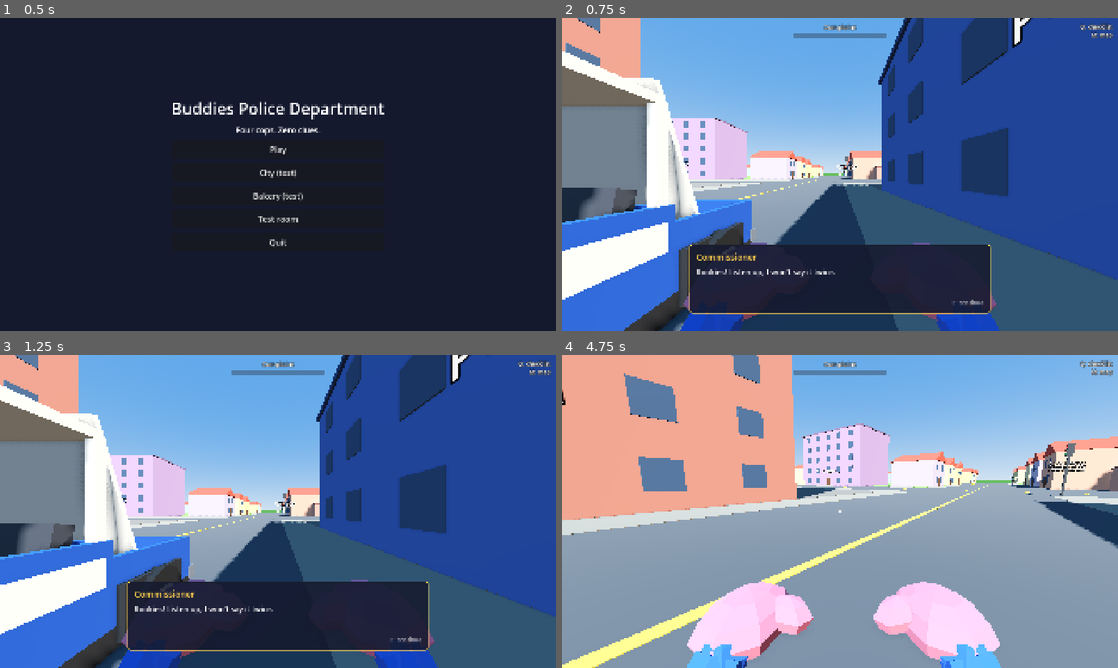
Above: before the commit, frames 1-4 (two rows, left to right).
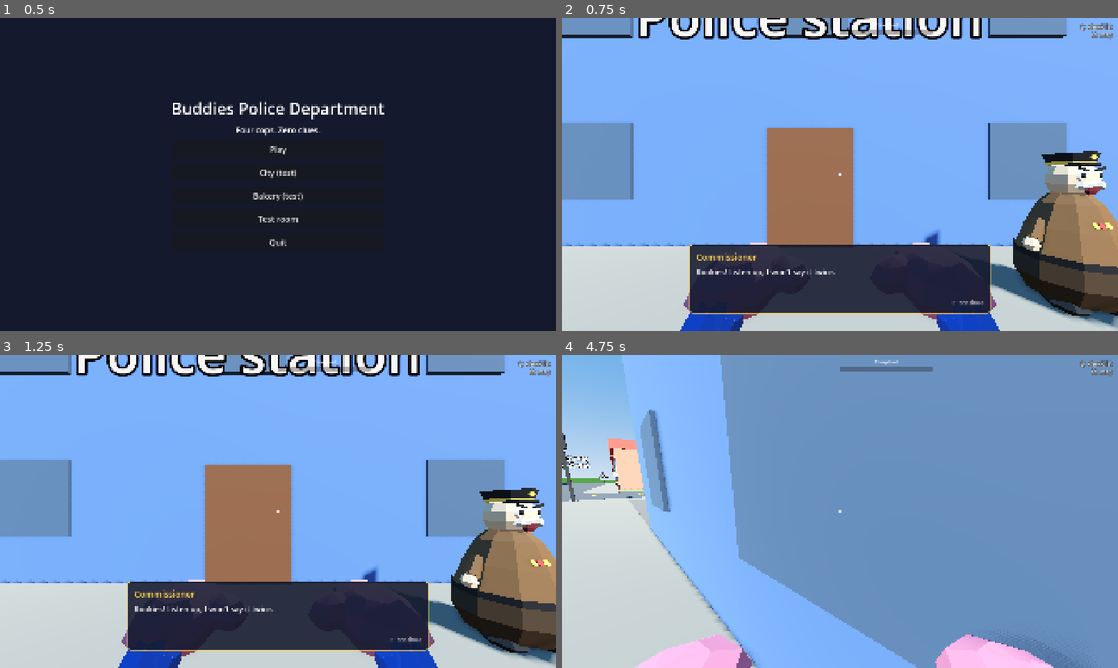
Above: after the commit, the same moments.

Repository: cristiangelini/BPD
Game: Godot game, scene res://scenes/ui/main_menu.tscn
The game is run twice, just before and just after one commit, with the same random seed, the same clock (stepped at 60 frames per second) and the same inputs.
Inputs (mouse positions are in pixels of both pictures, inside the frame that each line leads up to):
- Up to frame 1 (0.5 s): no input
- Up to frame 2 (0.75 s): click "Play" at 0.5 s
- Up to frame 3 (1.25 s): no input
- Up to frame 4 (4.75 s): tap Enter at 1.25 s; move the mouse to (962, 495) at 1.27 s; hold D (move_right) 1.28-2.03 s; hold E (use) 1.28-2.03 s; click (962, 495) at 1.42 s; tap Space (jump) at 1.52, 1.82, 2.27, 2.57, 3.77, 4.07, 4.52 s; move the mouse to (812, 511) at 2.02 s; hold W (move_forward) from 2.03 s (still down); tap R (ask) at 2.1 s; tap E (use) every 0.75 s from 2.3 to 4.55 s; move the mouse to (851, 505) at 2.77 s; hold Q (checklist) 2.78-3.53 s; move the mouse to (834, 517) at 3.52 s; tap Ctrl (crouch) at 3.6 s; click (834, 517) at 3.67 s; move the mouse to (878, 514) at 4.27 s; hold G (drop) from 4.28 s (still down)

Frame 1 is identical in both runs. In frame 2, 75% of the frame differs, in the area x 0-100%, y 0-100%; in frame 3, 75%; in frame 4, 96%.

Commit message:
Draw the place of each match from the case seed
Co-Authored-By: Claude Opus 5.5 (1M context) <noreply@anthropic.com>
Claude-Session: https://claude.ai/code/session_01UXwRy4nCUmp8Zcg5tBLZhH

Diff:
--- /dev/null
+++ b/scripts/case/place_draw.gd
@@ -0,0 +1,42 @@
+class_name PlaceDraw
+extends RefCounted
+
+## Which place a match happens in (panaderia.md, "El orden para hacerlo", step 5): Play draws a case seed and, from
+## it, the grandpa's house or the bakery, with even odds (propuesta). --place=<id> forces one. The level then takes
+## that seed, so the place, the story and the hiding spots all come from one seed.
+
+const PLACES := {
+	"grandpa": "res://scenes/levels/grandpa_house.tscn",
+	"bakery": "res://scenes/levels/bakery.tscn",
+}
+const ORDER := ["grandpa", "bakery"]
+
+## The seed the next level takes (0 = none drawn; the level draws its own).
+static var pending_seed := 0
+
+
+## The place for this seed: from --place=<id> among the user args, or drawn. It hashes the seed instead of taking
+## seed % 2, because the stories are drawn with seed % their count and the two draws would go together.
+static func pick(case_seed: int, args: PackedStringArray) -> String:
+	for arg in args:
+		if arg.begins_with("--place=") and PLACES.has(arg.trim_prefix("--place=")):
+			return arg.trim_prefix("--place=")
+	return ORDER[hash("place %d" % case_seed) % ORDER.size()]
+
+
+## A new case seed: never 0 (0 means "none"), and odd or even, so every story can come up (seed % count).
+static func new_seed() -> int:
+	return randi_range(1, 0x7fffffff)
+
+
+## Draws a new case seed and opens its place.
+static func start(tree: SceneTree) -> void:
+	pending_seed = new_seed()
+	tree.change_scene_to_file(PLACES[pick(pending_seed, OS.get_cmdline_user_args())])
+
+
+## The seed Play drew for this level, once; 0 if the level was opened some other way.
+static func take_seed() -> int:
+	var drawn := pending_seed
+	pending_seed = 0
+	return drawn
--- a/scripts/case/raid_case.gd
+++ b/scripts/case/raid_case.gd
@@ -72,7 +72,7 @@
 	add_child(briefing)
 	briefing.finished.connect(checklist.set_open.bind(true))
 	_tell(tip_briefing)
-	shift_screen.play_again.connect(func() -> void: get_tree().reload_current_scene())
+	shift_screen.play_again.connect(func() -> void: PlaceDraw.start(get_tree()))
 	shift_screen.back_to_menu.connect(func() -> void: get_tree().change_scene_to_file(MENU_SCENE))
 
 
--- a/scripts/levels/bakery.gd
+++ b/scripts/levels/bakery.gd
@@ -204,7 +204,9 @@
 
 func _ready() -> void:
 	if case_seed == 0:
-		case_seed = randi() | 1
+		case_seed = PlaceDraw.take_seed()
+	if case_seed == 0:
+		case_seed = PlaceDraw.new_seed()
 	if story_id == "":
 		story_id = pick_story(case_seed, OS.get_cmdline_user_args())
 	raid = RaidCase.new()
--- a/scripts/levels/grandpa_house.gd
+++ b/scripts/levels/grandpa_house.gd
@@ -185,7 +185,9 @@
 
 func _ready() -> void:
 	if case_seed == 0:
-		case_seed = randi() | 1
+		case_seed = PlaceDraw.take_seed()
+	if case_seed == 0:
+		case_seed = PlaceDraw.new_seed()
 	if story == null:
 		story = pick_story(case_seed, OS.get_cmdline_user_args())
 	rig = story.rig.new() if story.rig != null else StoryRig.new()
--- a/scripts/ui/main_menu.gd
+++ b/scripts/ui/main_menu.gd
@@ -3,7 +3,6 @@
 
 ## Placeholder main menu. Every visible text goes through tr() keys in translations/texts.csv.
 
-const PLAY_SCENE := "res://scenes/levels/grandpa_house.tscn"
 const CITY_SCENE := "res://scenes/levels/city.tscn"
 const BAKERY_SCENE := "res://scenes/levels/bakery.tscn"
 const TEST_ROOM_SCENE := "res://scenes/levels/grey_room.tscn"
@@ -16,7 +15,7 @@
 
 
 func _ready() -> void:
-	# Until the station and the patrol car exist, Play opens the grandpa's house directly.
+	# Play draws the case: the grandpa's house or the bakery (PlaceDraw). The bakery button stays as a shortcut.
 	_play_button.pressed.connect(_on_play_pressed)
 	_city_button.pressed.connect(func() -> void: get_tree().change_scene_to_file(CITY_SCENE))
 	_bakery_button.pressed.connect(func() -> void: get_tree().change_scene_to_file(BAKERY_SCENE))
@@ -25,7 +24,7 @@
 
 
 func _on_play_pressed() -> void:
-	get_tree().change_scene_to_file(PLAY_SCENE)
+	PlaceDraw.start(get_tree())
 
 
 func _on_test_room_pressed() -> void:
--- a/tests/unit/test_main_menu.gd
+++ b/tests/unit/test_main_menu.gd
@@ -12,7 +12,8 @@
 func test_play_points_to_an_existing_scene() -> void:
 	var menu: Control = add_child_autofree(MENU_SCENE.instantiate())
 	assert_false(menu.get_node("%PlayButton").disabled)
-	assert_true(ResourceLoader.exists(MainMenu.PLAY_SCENE), "the Play scene should exist")
+	for path: String in PlaceDraw.PLACES.values():
+		assert_true(ResourceLoader.exists(path), "every place Play can draw should exist")
 
 
 func test_test_room_points_to_an_existing_scene() -> void:
--- /dev/null
+++ b/tests/unit/test_place_draw.gd
@@ -0,0 +1,55 @@
+extends GutTest
+
+## Play draws the place of the match from the case seed (docs/diseno/panaderia.md, step 5).
+
+const BAKERY_SCENE := preload("res://scenes/levels/bakery.tscn")
+
+
+func after_each() -> void:
+	PlaceDraw.pending_seed = 0
+
+
+func test_both_places_come_up_about_half_the_time() -> void:
+	var count := {"grandpa": 0, "bakery": 0}
+	for i in 200:
+		count[PlaceDraw.pick(i + 1, [])] += 1
+	assert_between(count.bakery, 70, 130, "even odds (propuesta)")
+	assert_eq(PlaceDraw.pick(77, []), PlaceDraw.pick(77, []), "the same seed gives the same place for everyone")
+
+
+func test_every_story_of_each_place_still_comes_up() -> void:
+	var bakery := {}
+	var grandpa := {}
+	for i in 200:
+		var case_seed := i + 1
+		if PlaceDraw.pick(case_seed, []) == "bakery":
+			bakery[Bakery.pick_story(case_seed, [])] = true
+		else:
+			grandpa[GrandpaHouse.pick_story(case_seed, []).id] = true
+	assert_eq(bakery.size(), Bakery.STORIES.size())
+	assert_eq(grandpa.size(), GrandpaHouse.STORIES.size())
+
+
+func test_new_seeds_are_odd_and_even() -> void:
+	var odd := 0
+	for i in 100:
+		var case_seed := PlaceDraw.new_seed()
+		assert_gt(case_seed, 0)
+		odd += case_seed % 2
+	assert_between(odd, 20, 80, "with only odd seeds the grandpa's house always told the same story")
+
+
+func test_place_argument_forces_the_place() -> void:
+	for case_seed in [1, 3, 5, 7]:
+		assert_eq(PlaceDraw.pick(case_seed, ["--place=bakery"]), "bakery")
+		assert_eq(PlaceDraw.pick(case_seed, ["--place=grandpa"]), "grandpa")
+	assert_eq(PlaceDraw.pick(9, ["--place=moon"]), PlaceDraw.pick(9, []), "an unknown place is ignored")
+
+
+func test_the_level_takes_the_drawn_seed_once() -> void:
+	PlaceDraw.pending_seed = 41
+	var bakery: Bakery = BAKERY_SCENE.instantiate()
+	bakery.get_node("Cop").input_enabled = false
+	add_child_autofree(bakery)
+	assert_eq(bakery.case_seed, 41)
+	assert_eq(PlaceDraw.take_seed(), 0, "the next level draws its own")
Not shown, added: scripts/case/place_draw.gd.uid
Not shown, added: tests/unit/test_place_draw.gd.uid
Not shown, changed: CHANGELOG.md
Not shown, changed: docs/diseno/panaderia.md
